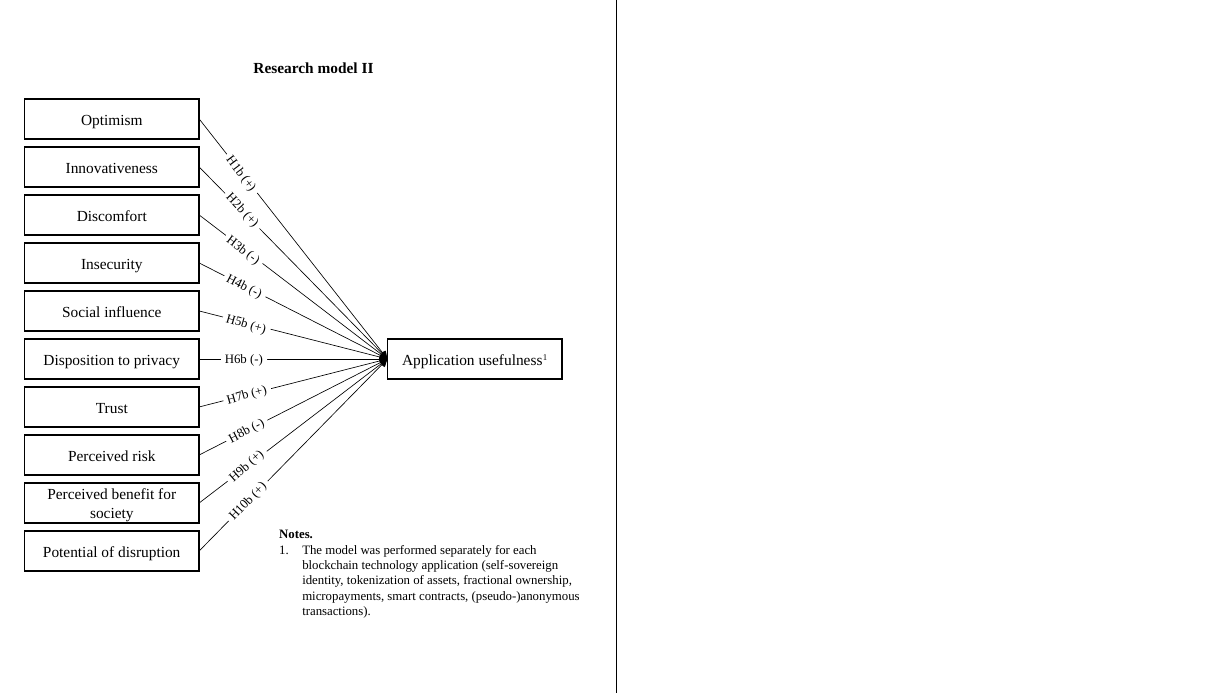
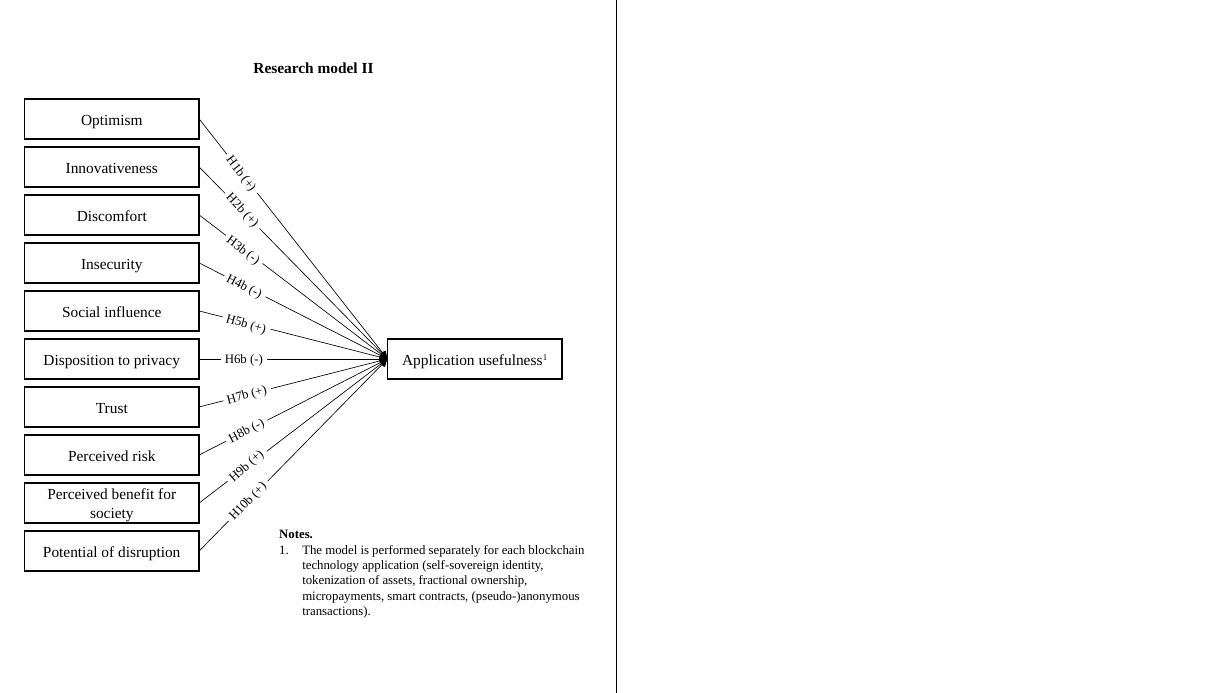
Before and after one commit to Kealy12/MA, a slide deck: slide 3 of 10_Forschungsmodell/MA_Forschungsmodell_Hypothesen.pptx. Drawn at 1232x693 pixels with LibreOffice and Linux fonts; fonts in the diff are those of the drawing. Boxes give left, top, right and bottom in pixels: in the first picture for what was removed or moved away, otherwise in the second. Text is boxed around its words. In the diff, an @@ line names an element or a change of style, - is before the commit and + after.

```diff
--- a/10_Forschungsmodell/MA_Forschungsmodell_Hypothesen.pptx
+++ b/10_Forschungsmodell/MA_Forschungsmodell_Hypothesen.pptx
@@ text at <box>302,545,584,618</box>: text changed @@
-1. The model was performed separately for each blockchain technology application (self-sovereign identity, tokenization of assets, fractional ownership, micropayments, smart contracts, (pseudo-)anonymous transactions).
+1. The model is performed separately for each blockchain technology application (self-sovereign identity, tokenization of assets, fractional ownership, micropayments, smart contracts, (pseudo-)anonymous transactions).
```
Also in this commit, not shown: 13 other files.
